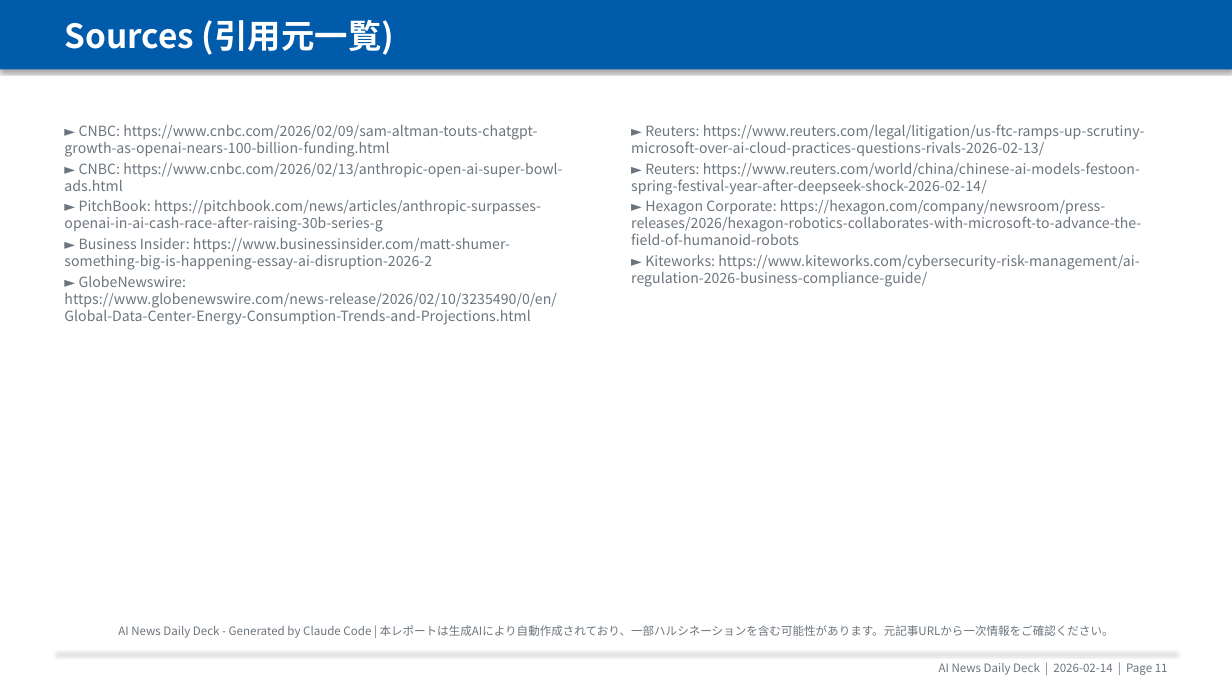
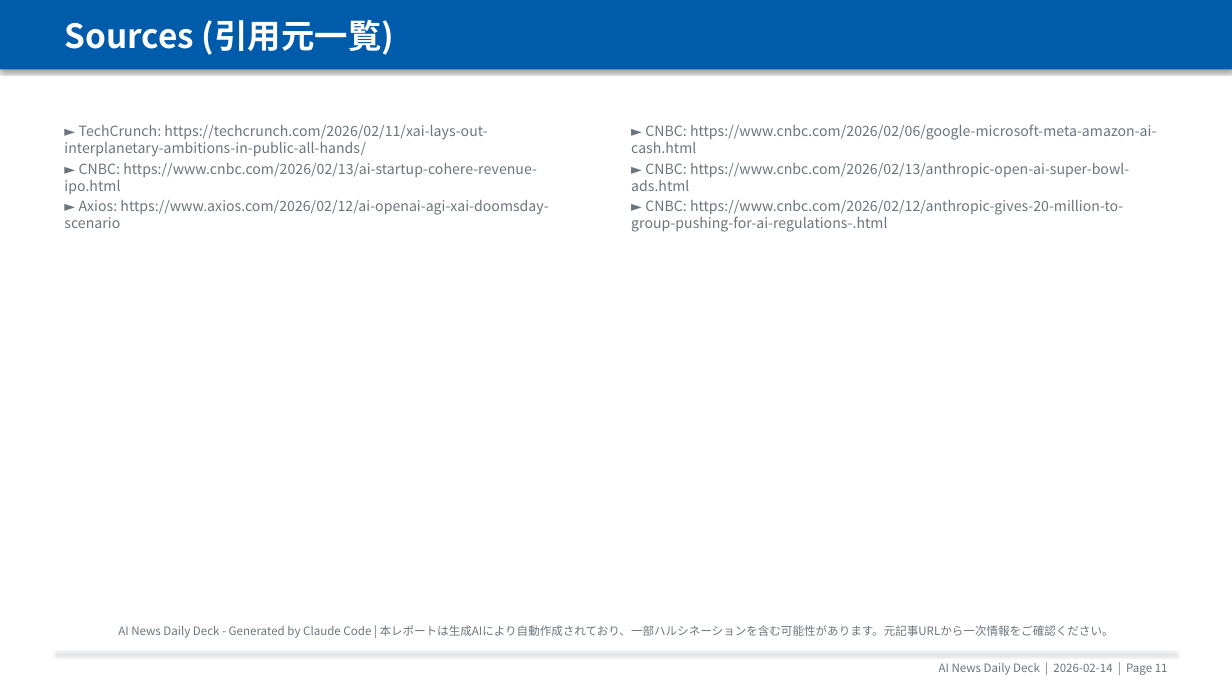
Before and after one commit to chel2311/ai-news-deck-reports, a slide deck: slide 12 of 2026-02-14/report_2026-02-14.pptx. Drawn at 1232x693 pixels with LibreOffice and Linux fonts; fonts in the diff are those of the drawing. Boxes give left, top, right and bottom in pixels: in the first picture for what was removed or moved away, otherwise in the second. Text is boxed around its words. In the diff, an @@ line names an element or a change of style, - is before the commit and + after.

```diff
--- a/2026-02-14/report_2026-02-14.pptx
+++ b/2026-02-14/report_2026-02-14.pptx
@@ text at [64, 125, 548, 228]: text changed @@
-► CNBC: https://www.cnbc.com/2026/02/09/sam-altman-touts-chatgpt-growth-as-openai-nears-100-billion-funding.html
-► CNBC: https://www.cnbc.com/2026/02/13/anthropic-open-ai-super-bowl-ads.html
-► PitchBook: https://pitchbook.com/news/articles/anthropic-surpasses-openai-in-ai-cash-race-after-raising-30b-series-g
-► Business Insider: https://www.businessinsider.com/matt-shumer-something-big-is-happening-essay-ai-disruption-2026-2
-► GlobeNewswire: https://www.globenewswire.com/news-release/2026/02/10/3235490/0/en/Global-Data-Center-Energy-Consumption-Trends-and-Projections.html
+► TechCrunch: https://techcrunch.com/2026/02/11/xai-lays-out-interplanetary-ambitions-in-public-all-hands/
+► CNBC: https://www.cnbc.com/2026/02/13/ai-startup-cohere-revenue-ipo.html
+► Axios: https://www.axios.com/2026/02/12/ai-openai-agi-xai-doomsday-scenario
@@ text at [631, 124, 1156, 232]: text changed @@
-► Reuters: https://www.reuters.com/legal/litigation/us-ftc-ramps-up-scrutiny-microsoft-over-ai-cloud-practices-questions-rivals-2026-02-13/
-► Reuters: https://www.reuters.com/world/china/chinese-ai-models-festoon-spring-festival-year-after-deepseek-shock-2026-02-14/
-► Hexagon Corporate: https://hexagon.com/company/newsroom/press-releases/2026/hexagon-robotics-collaborates-with-microsoft-to-advance-the-field-of-humanoid-robots
-► Kiteworks: https://www.kiteworks.com/cybersecurity-risk-management/ai-regulation-2026-business-compliance-guide/
+► CNBC: https://www.cnbc.com/2026/02/06/google-microsoft-meta-amazon-ai-cash.html
+► CNBC: https://www.cnbc.com/2026/02/13/anthropic-open-ai-super-bowl-ads.html
+► CNBC: https://www.cnbc.com/2026/02/12/anthropic-gives-20-million-to-group-pushing-for-ai-regulations-.html
```
Also in this commit, not shown: 9 other slides changed, 9 other files.
